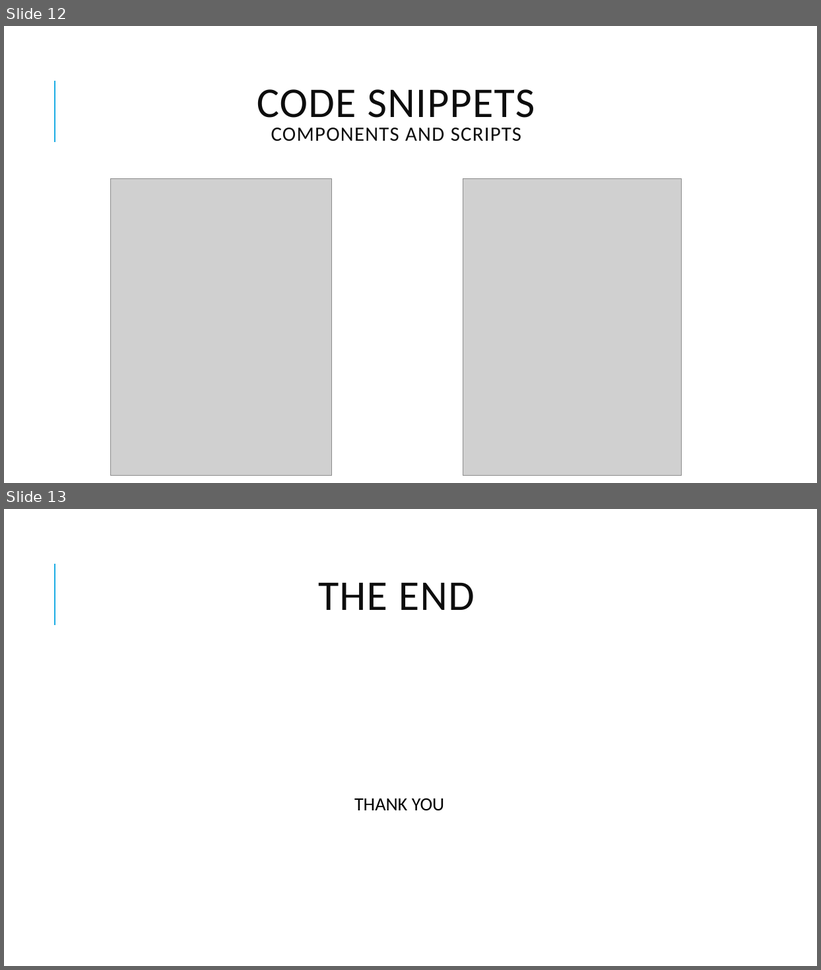
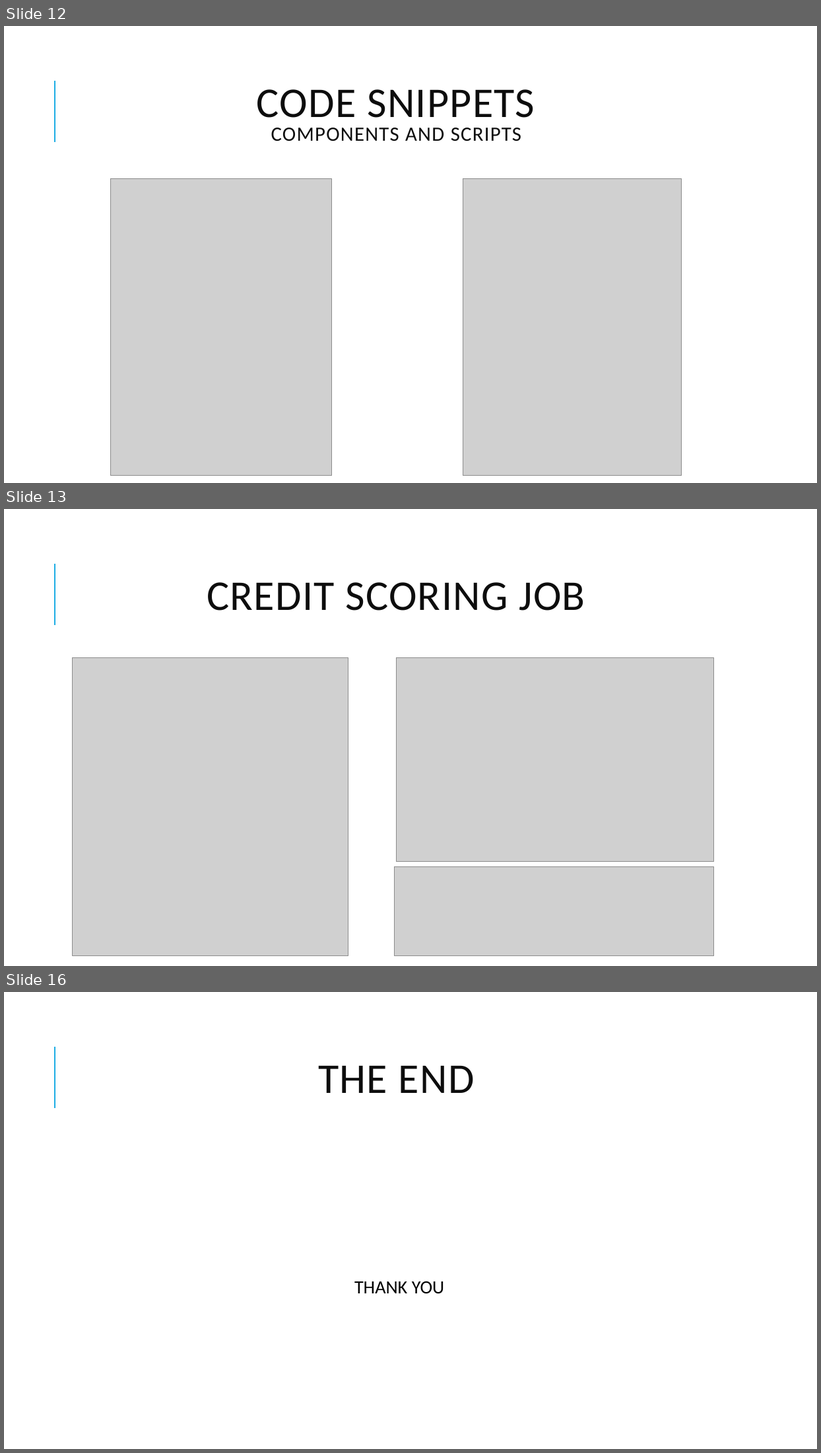
Before and after one commit to lawithus/Data-Engineering., a slide deck: Presentation.pptx. Shown one above the other, each under a label of ours: slides 12 and 13 before the commit, slides 12, 13 and 16 after it; the slides between them are not shown. The pictures are 821x970 and 821x1453 pixels, drawn with LibreOffice and Linux fonts; fonts in the diff are those of the drawing; grey boxes stand for pictures. Boxes give left, top, right and bottom in pixels: in the first picture for what was removed or moved away, otherwise in the second. Text is boxed around its words. In the diff, an @@ line names an element or a change of style, - is before the commit and + after.

```diff
--- a/Presentation.pptx
+++ b/Presentation.pptx
@@ slide 13 added at (4,509,817,966), background #FFFFFF; not listed: 1 template element that a slide beside it also shows @@
@@ title added at (207,582,585,611), 50 pt, text #0D0D0D @@
+CREDIT SCORING JOB
@@ picture added at (73,658,348,956) @@
@@ picture added at (396,658,714,861) @@
@@ picture added at (395,867,714,956) @@
@@ what was slide 13 is now slide 16 @@
```
Also in this commit, not shown: 2 other slides added.
